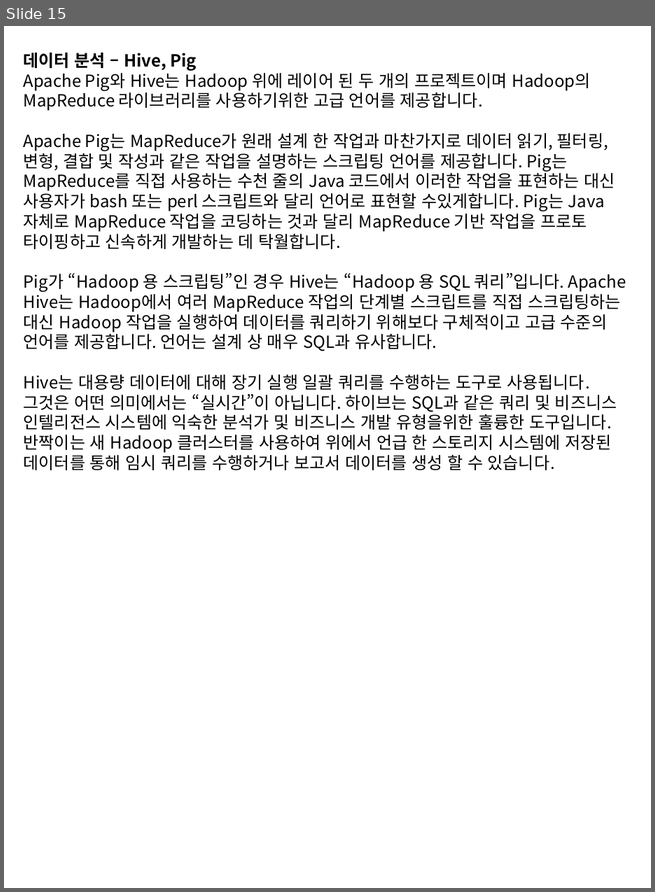
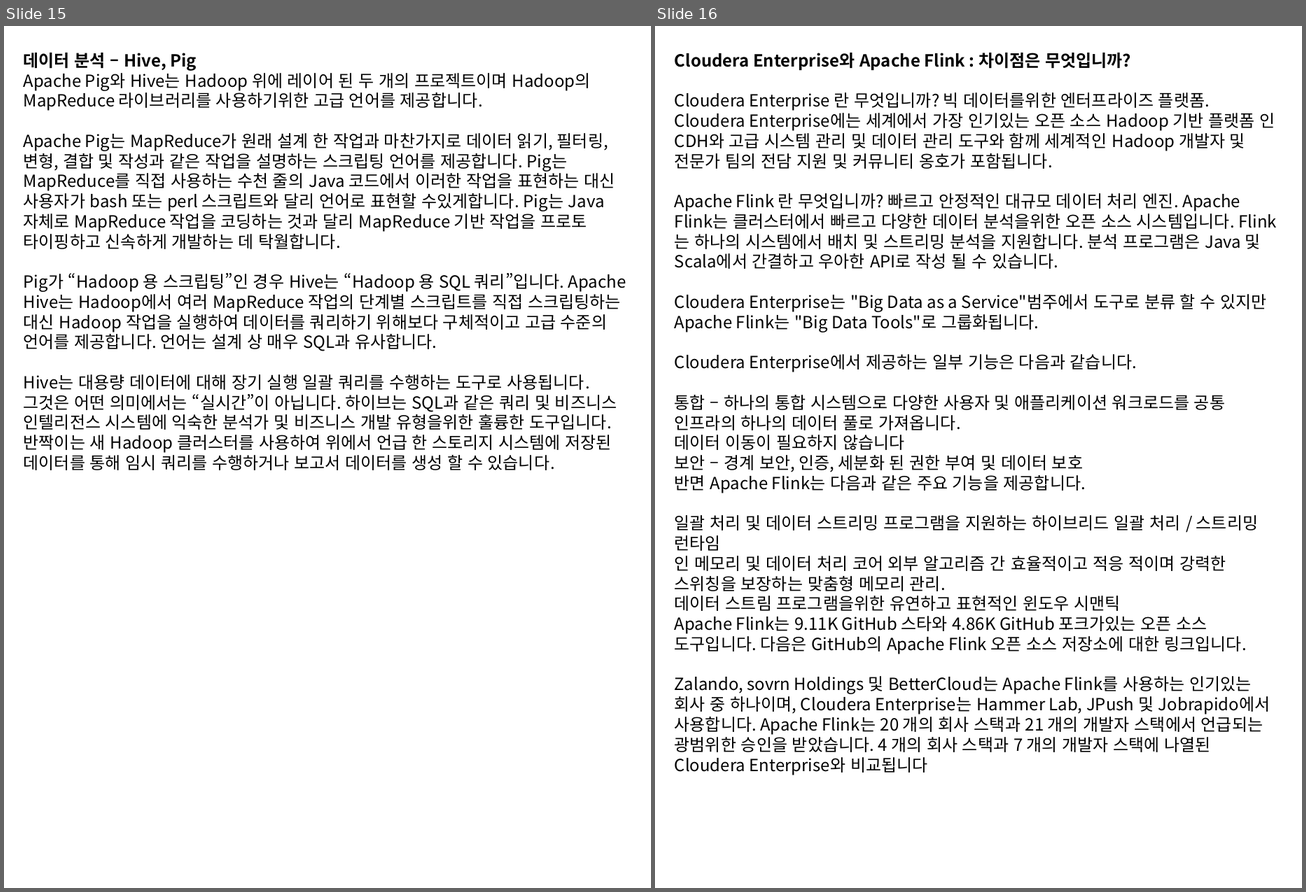
Before and after one commit to duamkr/Final_Project, a slide deck: 1.보고서 및 ppt/hadoop_echosystem_진영.pptx. Shown side by side, each under a label of ours: slide 15 before the commit, slides 15 and 16 after it. The pictures are 655x892 and 1306x892 pixels, drawn with LibreOffice and Linux fonts; fonts in the diff are those of the drawing. Boxes give left, top, right and bottom in pixels: in the first picture for what was removed or moved away, otherwise in the second. Text is boxed around its words. In the diff, an @@ line names an element or a change of style, - is before the commit and + after.

```diff
--- a/1.보고서 및 ppt/hadoop_echosystem_진영.pptx
+++ b/1.보고서 및 ppt/hadoop_echosystem_진영.pptx
@@ slide 16 added at (x1=655, y1=26, x2=1302, y2=888), background #FFFFFF @@
@@ text added at (x1=675, y1=53, x2=1275, y2=776), 14 pt, text #000000 @@
+Cloudera Enterprise와 Apache Flink : 차이점은 무엇입니까?
+Cloudera Enterprise 란 무엇입니까? 빅 데이터를위한 엔터프라이즈 플랫폼. Cloudera Enterprise에는 세계에서 가장 인기있는 오픈 소스 Hadoop 기반 플랫폼 인 CDH와 고급 시스템 관리 및 데이터 관리 도구와 함께 세계적인 Hadoop 개발자 및 전문가 팀의 전담 지원 및 커뮤니티 옹호가 포함됩니다.
+Apache Flink 란 무엇입니까? 빠르고 안정적인 대규모 데이터 처리 엔진. Apache Flink는 클러스터에서 빠르고 다양한 데이터 분석을위한 오픈 소스 시스템입니다. Flink는 하나의 시스템에서 배치 및 스트리밍 분석을 지원합니다. 분석 프로그램은 Java 및 Scala에서 간결하고 우아한 API로 작성 될 수 있습니다.
+Cloudera Enterprise는 "Big Data as a Service"범주에서 도구로 분류 할 수 있지만 Apache Flink는 "Big Data Tools"로 그룹화됩니다.
+Cloudera Enterprise에서 제공하는 일부 기능은 다음과 같습니다.
+통합 – 하나의 통합 시스템으로 다양한 사용자 및 애플리케이션 워크로드를 공통 인프라의 하나의 데이터 풀로 가져옵니다.
+데이터 이동이 필요하지 않습니다
+보안 – 경계 보안, 인증, 세분화 된 권한 부여 및 데이터 보호
+반면 Apache Flink는 다음과 같은 주요 기능을 제공합니다.
+일괄 처리 및 데이터 스트리밍 프로그램을 지원하는 하이브리드 일괄 처리 / 스트리밍 런타임
+인 메모리 및 데이터 처리 코어 외부 알고리즘 간 효율적이고 적응 적이며 강력한 스위칭을 보장하는 맞춤형 메모리 관리.
+데이터 스트림 프로그램을위한 유연하고 표현적인 윈도우 시맨틱
+Apache Flink는 9.11K GitHub 스타와 4.86K GitHub 포크가있는 오픈 소스 도구입니다. 다음은 GitHub의 Apache Flink 오픈 소스 저장소에 대한 링크입니다.
+Zalando, sovrn Holdings 및 BetterCloud는 Apache Flink를 사용하는 인기있는 회사 중 하나이며, Cloudera Enterprise는 Hammer Lab, JPush 및 Jobrapido에서 사용합니다. Apache Flink는 20 개의 회사 스택과 21 개의 개발자 스택에서 언급되는 광범위한 승인을 받았습니다. 4 개의 회사 스택과 7 개의 개발자 스택에 나열된 Cloudera Enterprise와 비교됩니다
```
Also in this commit, not shown: 1 slide changed, 11 other files.
